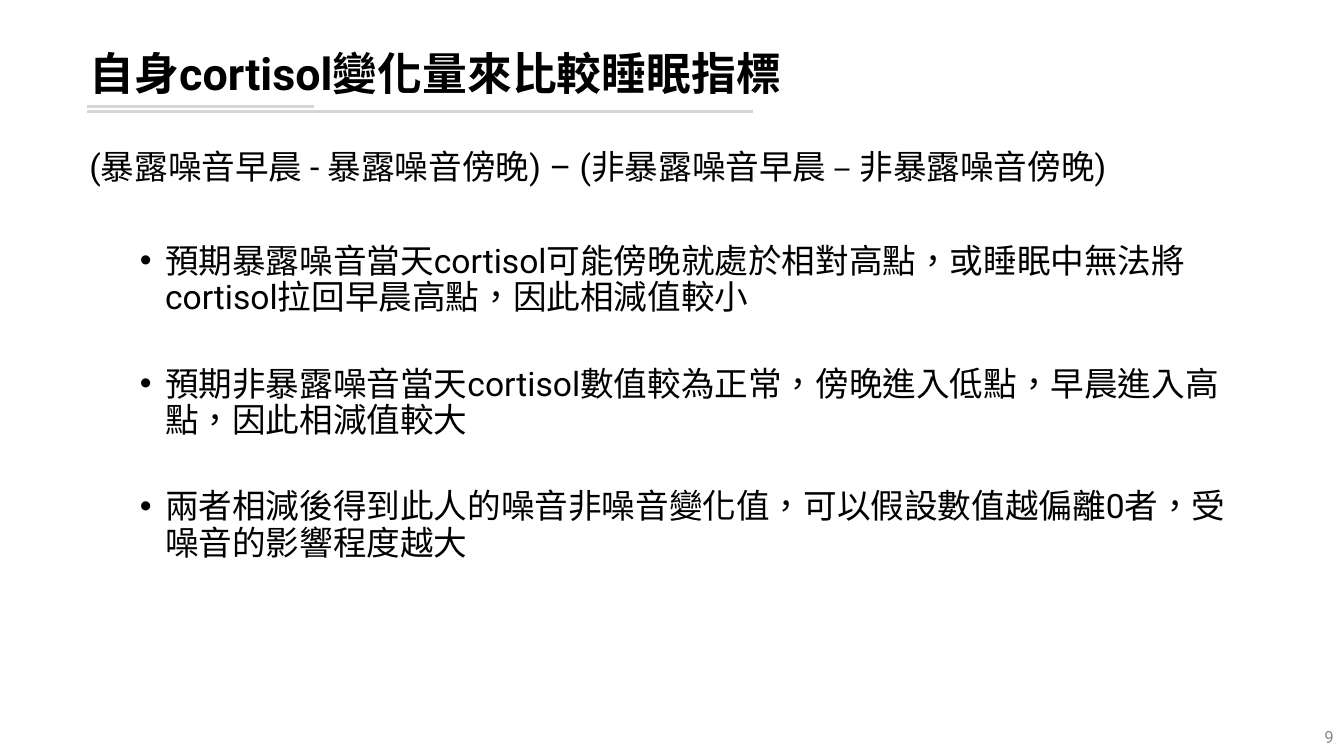
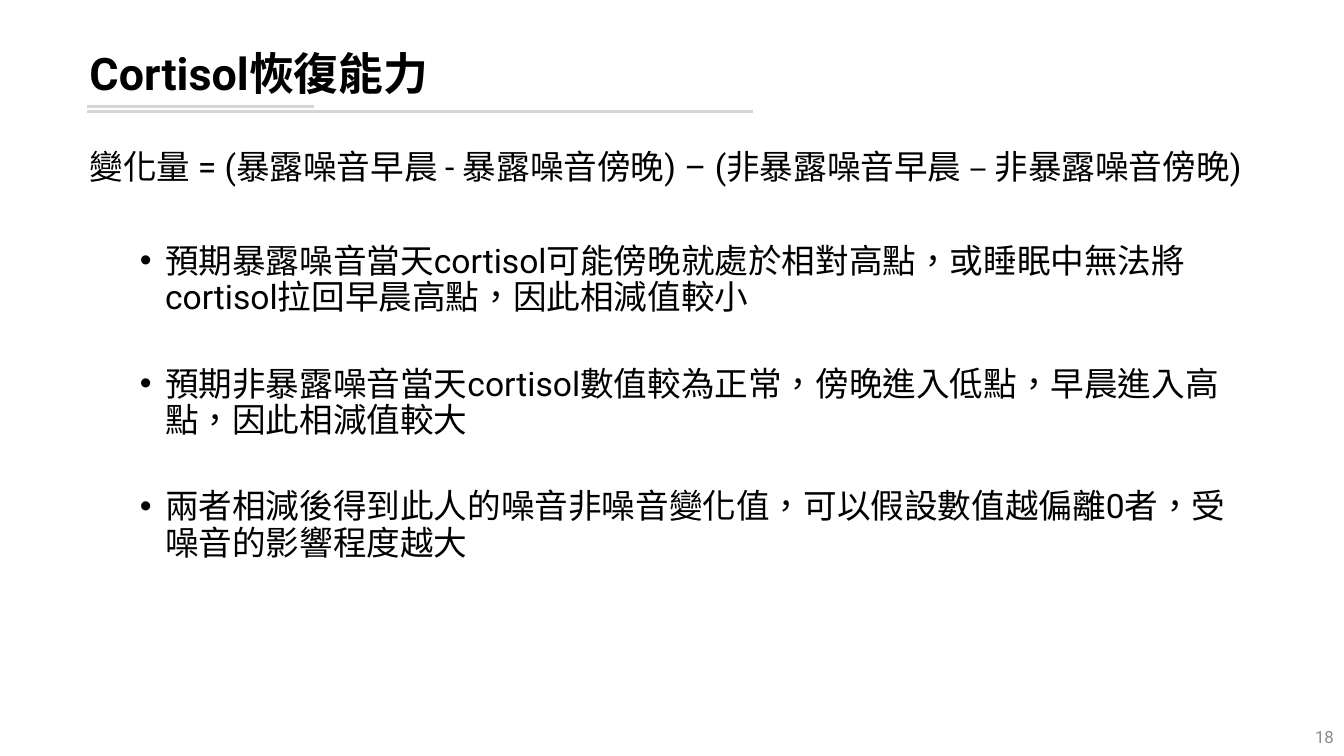
Before and after one commit to leooel97895750/REM_DataMining, a slide deck: slide 18 of 20210804_REM分析.pptx (slide 9 before the commit). Drawn at 1344x756 pixels with LibreOffice and Linux fonts; fonts in the diff are those of the drawing. Boxes give left, top, right and bottom in pixels: in the first picture for what was removed or moved away, otherwise in the second. Text is boxed around its words. In the diff, an @@ line names an element or a change of style, - is before the commit and + after.

```diff
--- a/20210804_REM分析.pptx
+++ b/20210804_REM分析.pptx
@@ title at box(89, 52, 428, 94): text changed @@
-自身cortisol變化量來比較睡眠指標
+Cortisol恢復能力
@@ text at box(89, 150, 1242, 187): text changed @@
-(暴露噪音早晨 - 暴露噪音傍晚) – (非暴露噪音早晨 – 非暴露噪音傍晚)
+變化量 = (暴露噪音早晨 - 暴露噪音傍晚) – (非暴露噪音早晨 – 非暴露噪音傍晚)
@@ page number at box(1315, 731, 1334, 743): text changed @@
-9
+18
```
Also in this commit, not shown: 13 other slides changed, 9 slides added, 6 slides removed, 3 other files.
